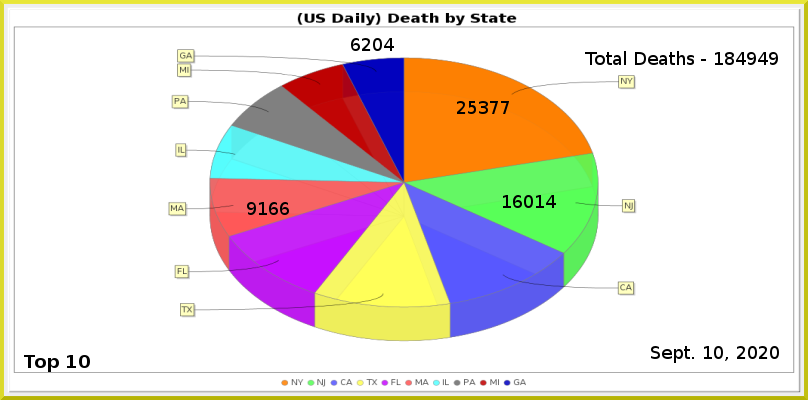
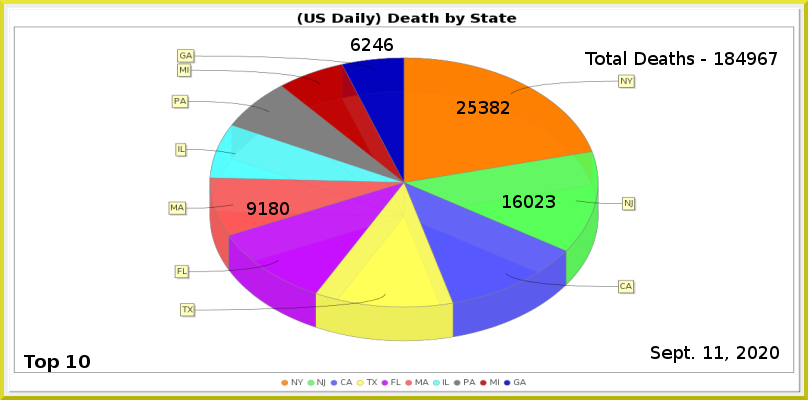
Two versions of the same layered image (808x400). Layer-by-layer changes:
painted on "Least" over bbox(373, 38, 394, 51)
painted on "MA" over bbox(269, 202, 289, 215)
painted on "NJ" over bbox(535, 195, 556, 208)
painted on "NY" over bbox(490, 101, 510, 114)
renamed "Total Deaths - 184949" to "Total Deaths - 184967", painted on it over bbox(758, 52, 778, 65)
painted on "Current Date" over bbox(714, 346, 723, 359)
painted on "Death_by_State.png" over bbox(168, 49, 637, 342)
